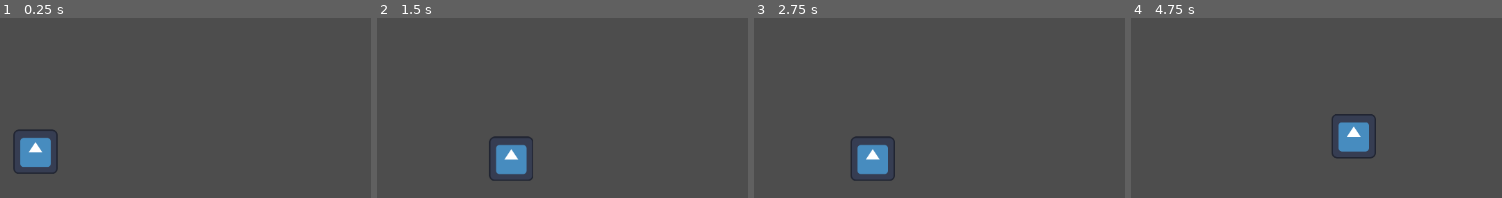
Above: before the commit, frames 1-4 (left to right).
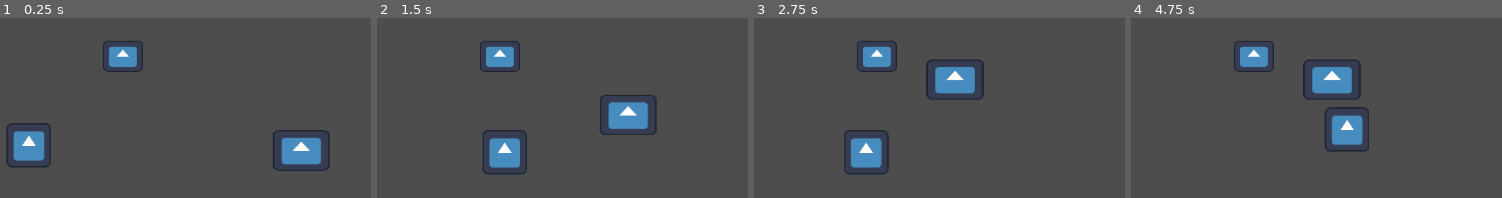
Above: after the commit, the same moments.

Repository: andryianna/GreedySack
Game: Godot game, scene res://Livello1.tscn
Two runs of this game, one before a commit and one after it. Both use one fixed random seed, a clock stepped at 60 frames per second and the inputs below. The engine's default icon, where the game draws it, is replaced by a stand-in: a white triangle on a blue panel in a dark square.
Inputs:
- Up to frame 1 (0.25 s): no input
- Up to frame 2 (1.5 s): tap Enter (ui_accept) at 0.5, 0.77 s; hold Right (ui_right) from 0.53 s (still down)
- Up to frame 3 (2.75 s): tap Enter (ui_accept) at 1.52 s; release Right (ui_right) at 2.03 s; hold Left (ui_left) from 2.03 s (still down)
- Up to frame 4 (4.75 s): release Left (ui_left) at 2.78 s; hold Right (ui_right) 2.78-4.28 s; tap Enter (ui_accept) at 3.02, 3.77, 4.52 s; hold Left (ui_left) from 4.28 s (still down)

The runs differ from the first frame. In frame 1, 5.3% of the frame differs, in the area x 1-89%, y 12-87%; in frame 2, 5.2%; in frame 3, 5.5%, in the area x 24-62%, y 12-91%; in frame 4, 5.4%.

Commit message:
Add files via upload

Diff:
--- a/ProgettoGameJam/Livello1.tscn
+++ b/ProgettoGameJam/Livello1.tscn
@@ -1,9 +1,48 @@
-[gd_scene load_steps=3 format=3 uid="uid://me3ehk61bvnb"]
+[gd_scene load_steps=8 format=3 uid="uid://me3ehk61bvnb"]
 
 [ext_resource type="PackedScene" uid="uid://bvg6rbdt1oici" path="res://Personaggio.tscn" id="1_vk7ac"]
+[ext_resource type="PackedScene" uid="uid://d24ey8im856r6" path="res://piattaforma.tscn" id="2_w3jyx"]
+[ext_resource type="PackedScene" uid="uid://cskddw3dn85m5" path="res://bottone.tscn" id="3_t6l06"]
 
 [sub_resource type="RectangleShape2D" id="RectangleShape2D_6jl63"]
 size = Vector2(2000, 20)
+
+[sub_resource type="Animation" id="Animation_w2662"]
+resource_name = "movimento"
+loop_mode = 2
+tracks/0/type = "value"
+tracks/0/imported = false
+tracks/0/enabled = true
+tracks/0/path = NodePath(".:position")
+tracks/0/interp = 1
+tracks/0/loop_wrap = true
+tracks/0/keys = {
+"times": PackedFloat32Array(0.1, 1),
+"transitions": PackedFloat32Array(1, 1),
+"update": 0,
+"values": [Vector2(254, -321), Vector2(-266, -689)]
+}
+
+[sub_resource type="Animation" id="Animation_pb4ic"]
+length = 0.001
+tracks/0/type = "value"
+tracks/0/imported = false
+tracks/0/enabled = true
+tracks/0/path = NodePath(".:position")
+tracks/0/interp = 1
+tracks/0/loop_wrap = true
+tracks/0/keys = {
+"times": PackedFloat32Array(0),
+"transitions": PackedFloat32Array(1),
+"update": 0,
+"values": [Vector2(254, -321)]
+}
+
+[sub_resource type="AnimationLibrary" id="AnimationLibrary_yor3s"]
+_data = {
+"RESET": SubResource("Animation_pb4ic"),
+"movimento": SubResource("Animation_w2662")
+}
 
 [node name="Livello1" type="Node2D"]
 
@@ -16,4 +55,17 @@
 shape = SubResource("RectangleShape2D_6jl63")
 
 [node name="Camera2D" type="Camera2D" parent="."]
+position = Vector2(19, 19)
 zoom = Vector2(0.5, 0.5)
+
+[node name="piattaforma" parent="." instance=ExtResource("2_w3jyx")]
+position = Vector2(254, -321)
+
+[node name="AnimationPlayer" type="AnimationPlayer" parent="piattaforma"]
+libraries = {
+"": SubResource("AnimationLibrary_yor3s")
+}
+autoplay = "movimento"
+
+[node name="bottone" parent="." instance=ExtResource("3_t6l06")]
+position = Vector2(78, -281)
--- /dev/null
+++ b/ProgettoGameJam/bottone.tscn
@@ -0,0 +1,19 @@
+[gd_scene load_steps=3 format=3 uid="uid://cskddw3dn85m5"]
+
+[ext_resource type="Texture2D" uid="uid://c7a8se806jo0m" path="res://icon.svg" id="1_kms2g"]
+
+[sub_resource type="RectangleShape2D" id="RectangleShape2D_3m28h"]
+size = Vector2(102, 80)
+
+[node name="bottone" type="Node2D"]
+
+[node name="AnimatableBody2D" type="AnimatableBody2D" parent="."]
+
+[node name="CollisionShape2D" type="CollisionShape2D" parent="AnimatableBody2D"]
+position = Vector2(195, 56)
+shape = SubResource("RectangleShape2D_3m28h")
+
+[node name="Sprite2D" type="Sprite2D" parent="AnimatableBody2D"]
+position = Vector2(193, 57)
+scale = Vector2(0.898437, 0.695313)
+texture = ExtResource("1_kms2g")
--- /dev/null
+++ b/ProgettoGameJam/piattaforma.tscn
@@ -0,0 +1,22 @@
+[gd_scene load_steps=3 format=3 uid="uid://d24ey8im856r6"]
+
+[ext_resource type="Texture2D" uid="uid://c7a8se806jo0m" path="res://icon.svg" id="1_3dlvu"]
+
+[sub_resource type="RectangleShape2D" id="RectangleShape2D_gg7ym"]
+size = Vector2(149, 105)
+
+[node name="Node2D" type="Node2D"]
+
+[node name="AnimatableBody2D" type="AnimatableBody2D" parent="."]
+position = Vector2(630, 395)
+
+[node name="Sprite2D" type="Sprite2D" parent="AnimatableBody2D"]
+
+[node name="Icon" type="Sprite2D" parent="AnimatableBody2D"]
+position = Vector2(-12, 35)
+scale = Vector2(1.28906, 0.914062)
+texture = ExtResource("1_3dlvu")
+
+[node name="CollisionShape2D" type="CollisionShape2D" parent="AnimatableBody2D"]
+position = Vector2(-12.5, 33.5)
+shape = SubResource("RectangleShape2D_gg7ym")
